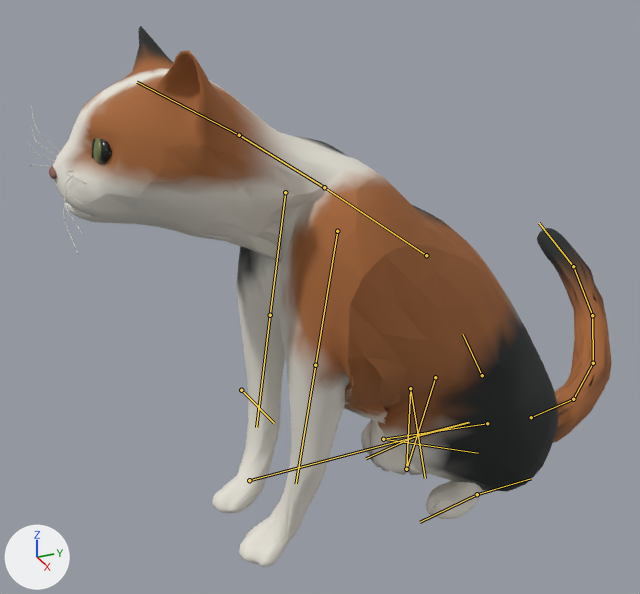
The glTF model 3D/public/assets/obs/lucy/lucy-cabin.glb: old version first, new version second.
Both versions are drawn from a 50 mm camera at (0.359, -0.253, 0.308) aimed at (-0.04, -0.074, 0.109). The lights are fixed; the arrows at lower left show +X, +Y and +Z. The older version comes first. Both versions are drawn at frame 0 of the action 'Groom'; the numbers are the values there. The bones that change, and the others that lie on the model, are drawn over the model as lines.

In view in the first picture: 'Lucy_Free3D_Surface'.
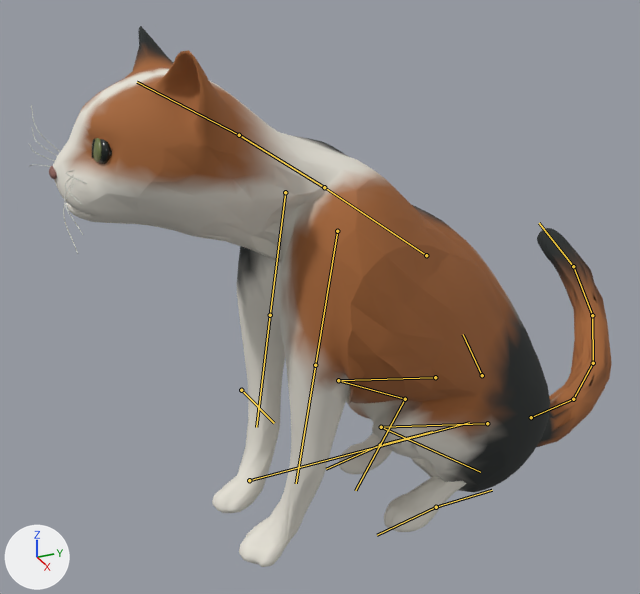
Changed parts and their boxes (x1, y1, x2, y2) in the pictures (640 x 594 px):
```json
{"object": "Lucy_Free3D_Surface", "change": "posed", "before": [29, 26, 612, 567], "after": [29, 26, 612, 567]}
{"bone": "leg3_control_R", "before": "(418, 435) to (468, 422)", "after": "(380, 445) to (432, 431)"}
{"bone": "leg3_control_L", "before": "(477, 494) to (531, 478)", "after": "(436, 507) to (492, 490)"}
{"bone": "leg1_R", "before": "(435, 377) to (406, 469)", "after": "(435, 377) to (338, 380)"}
{"bone": "leg2_R", "before": "(406, 469) to (410, 388)", "after": "(338, 380) to (405, 399)"}
{"bone": "leg1_L", "before": "(487, 423) to (383, 439)", "after": "(487, 423) to (381, 427)"}
{"bone": "leg2_L", "before": "(383, 439) to (478, 453)", "after": "(381, 427) to (480, 472)"}
```

The change, as JSON lines over the scene's bpy script:
```json
{"block": "bone_leg3_control_r", "where": "bone_leg3_control_r = bpy.data.objects['Lucy_Blendkit_Rig'].pose.bones['leg3_control_R']"}
{"op": "set", "path": "bone_leg3_control_r.location", "old": "(-0.005, -0.034, 0.0)", "new": "(-0.005, -0.06, 0.0)"}
{"block": "bone_leg3_control_l", "where": "bone_leg3_control_l = bpy.data.objects['Lucy_Blendkit_Rig'].pose.bones['leg3_control_L']"}
{"op": "set", "path": "bone_leg3_control_l.location", "old": "(0.005, -0.034, 0.0)", "new": "(0.005, -0.06, 0.0)"}
{"block": "bone_leg1_r", "where": "bone_leg1_r = bpy.data.objects['Lucy_Blendkit_Rig'].pose.bones['leg1_R']  # child of 'pelvis'"}
{"op": "set", "path": "bone_leg1_r.rotation_quaternion", "old": "(0.923, -0.042, -0.202, -0.325)", "new": "(0.965, -0.247, -0.023, 0.085)", "note": "degrees (3, -24, -39) -> degrees (-29, 0, 10)"}
{"block": "bone_leg2_r", "where": "bone_leg2_r = bpy.data.objects['Lucy_Blendkit_Rig'].pose.bones['leg2_R']  # child of 'leg1_R'"}
{"op": "set", "path": "bone_leg2_r.rotation_quaternion", "old": "(0.571, 0.813, -0.108, -0.044)", "new": "(0.641, 0.76, -0.093, -0.044)", "note": "degrees (110, -3, -13) -> degrees (100, -3, -11)"}
{"block": "bone_leg1_l", "where": "bone_leg1_l = bpy.data.objects['Lucy_Blendkit_Rig'].pose.bones['leg1_L']  # child of 'pelvis'"}
{"op": "set", "path": "bone_leg1_l.rotation_quaternion", "old": "(0.921, -0.034, 0.188, 0.341)", "new": "(0.966, -0.249, 0.018, -0.068)", "note": "degrees (4, 22, 41) -> degrees (-29, 0, -8)"}
{"block": "bone_leg2_l", "where": "bone_leg2_l = bpy.data.objects['Lucy_Blendkit_Rig'].pose.bones['leg2_L']  # child of 'leg1_L'"}
{"op": "set", "path": "bone_leg2_l.rotation_quaternion", "old": "(0.571, 0.814, 0.108, 0.028)", "new": "(0.641, 0.761, 0.093, 0.028)", "note": "degrees (110, 4, 12) -> degrees (100, 4, 10)"}
```
